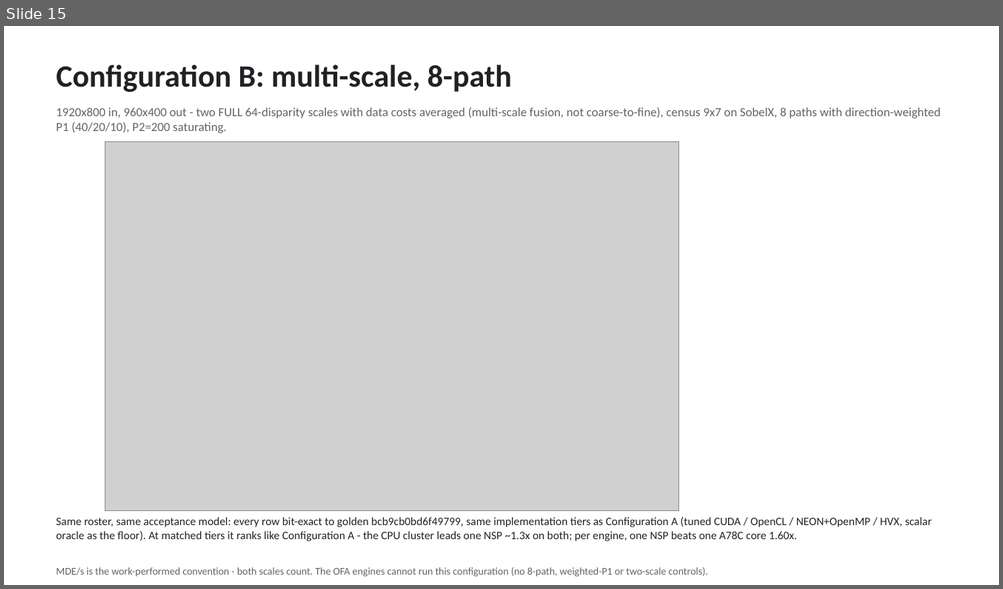
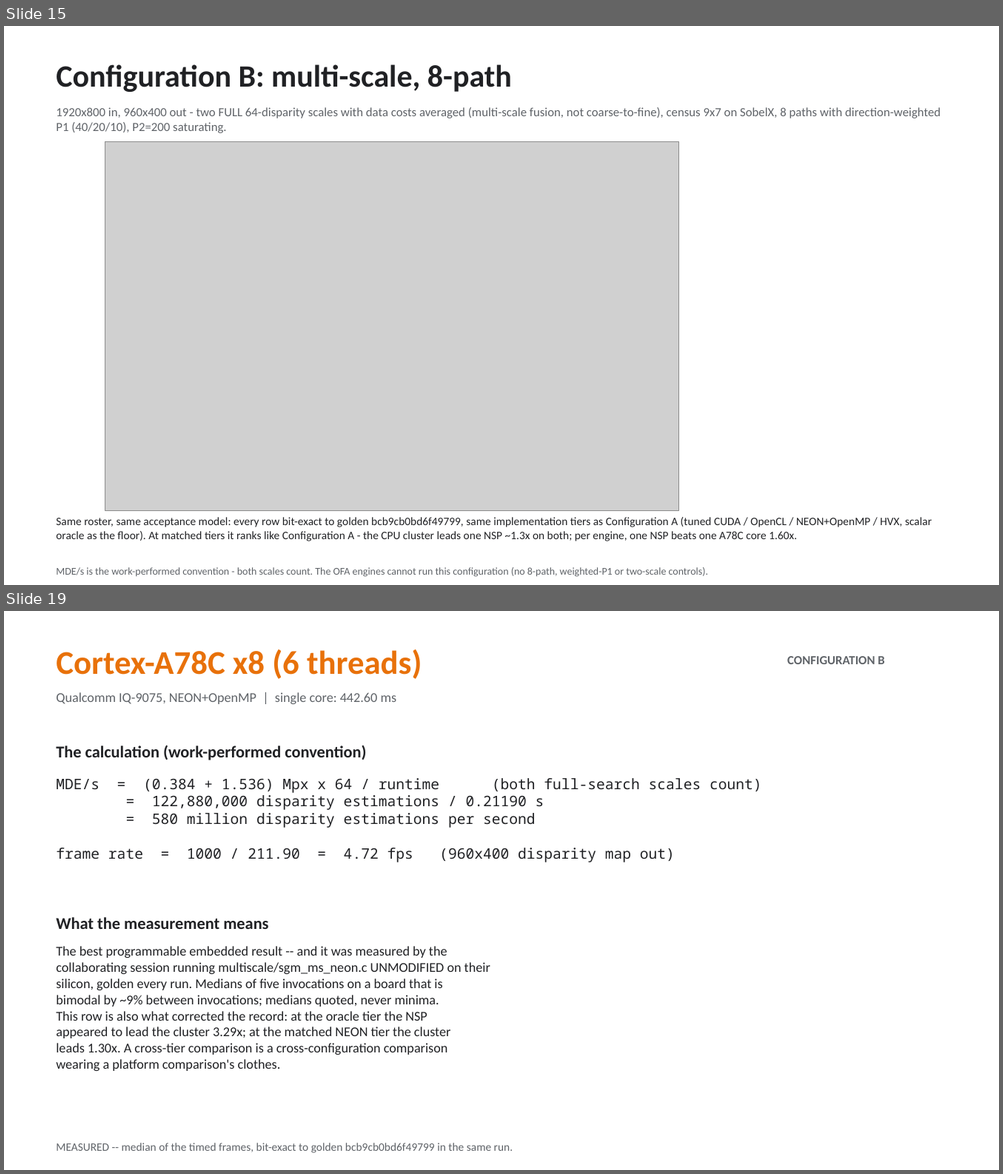
Before and after one commit to kylefoxaustin/sgm-bench, a slide deck: docs/sgm-results.pptx. Shown one above the other, each under a label of ours: slide 15 before the commit, slides 15 and 19 after it; the slides between them are not shown. The pictures are 1003x589 and 1003x1174 pixels, drawn with LibreOffice and Linux fonts; fonts in the diff are those of the drawing; grey boxes stand for pictures. Boxes give left, top, right and bottom in pixels: in the first picture for what was removed or moved away, otherwise in the second. Text is boxed around its words. In the diff, an @@ line names an element or a change of style, - is before the commit and + after.

Commit message:
deck: full per-unit complement for Configuration B (25 slides)
Every Configuration B target gets the same treatment the primary
configuration's units get -- the work-convention arithmetic that produced its
number, then what the measurement means: the generic 8-direction CUDA path
kernel, the A78C tier-artifact correction, the NSP's chain-band diagonals and
the argmin-key lesson, the saturating NEON step, and the oracle's pinned
choices. Deck reads A summary / A units / real imagery / B chart / B units.

```diff
--- a/docs/sgm-results.pptx
+++ b/docs/sgm-results.pptx
@@ slide 19 added at (4, 611, 999, 1170), background #FFFFFF @@
@@ text added at (56, 649, 421, 679), 32 pt, text #E8710A, bold @@
+Cortex-A78C x8 (6 threads)
@@ text added at (787, 656, 884, 664), 12 pt, text #5F6368, bold @@
+CONFIGURATION B
@@ text added at (56, 692, 397, 704), 13 pt, text #5F6368 @@
+Qualcomm IQ-9075, NEON+OpenMP | single core: 442.60 ms
@@ text added at (56, 745, 366, 760), 16 pt, text #202124, bold @@
+The calculation (work-performed convention)
@@ text added at (56, 778, 762, 863), 14 pt, text #202124 @@
+MDE/s = (0.384 + 1.536) Mpx x 64 / runtime (both full-search scales count)
+= 122,880,000 disparity estimations / 0.21190 s
+= 580 million disparity estimations per second
+frame rate = 1000 / 211.90 = 4.72 fps (960x400 disparity map out)
@@ text added at (56, 917, 268, 929), 16 pt, text #202124, bold @@
+What the measurement means
@@ text added at (56, 946, 490, 1071), 13 pt, text #202124 @@
+The best programmable embedded result -- and it was measured by the
+collaborating session running multiscale/sgm_ms_neon.c UNMODIFIED on their
+silicon, golden every run. Medians of five invocations on a board that is
+bimodal by ~9% between invocations; medians quoted, never minima.
+This row is also what corrected the record: at the oracle tier the NSP
+appeared to lead the cluster 3.29x; at the matched NEON tier the cluster
+leads 1.30x. A cross-tier comparison is a cross-configuration comparison
+wearing a platform comparison's clothes.
@@ text added at (56, 1143, 512, 1153), 11 pt, text #5F6368 @@
+MEASURED -- median of the timed frames, bit-exact to golden bcb9cb0bd6f49799 in the same run.
```
Also in this commit, not shown: 9 other slides added, 1 other file.
